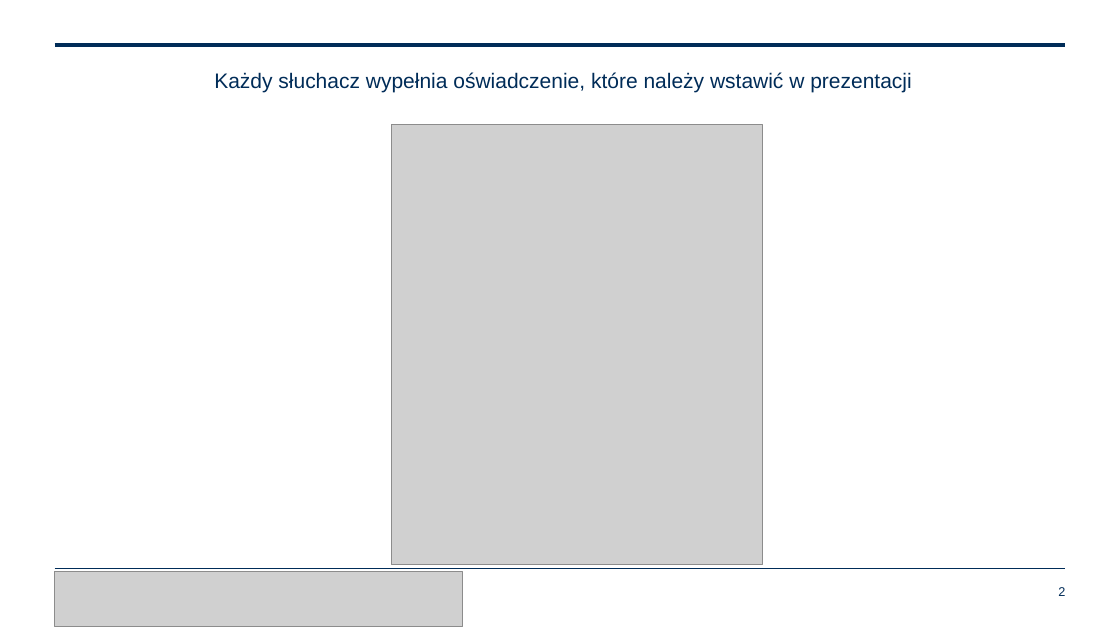
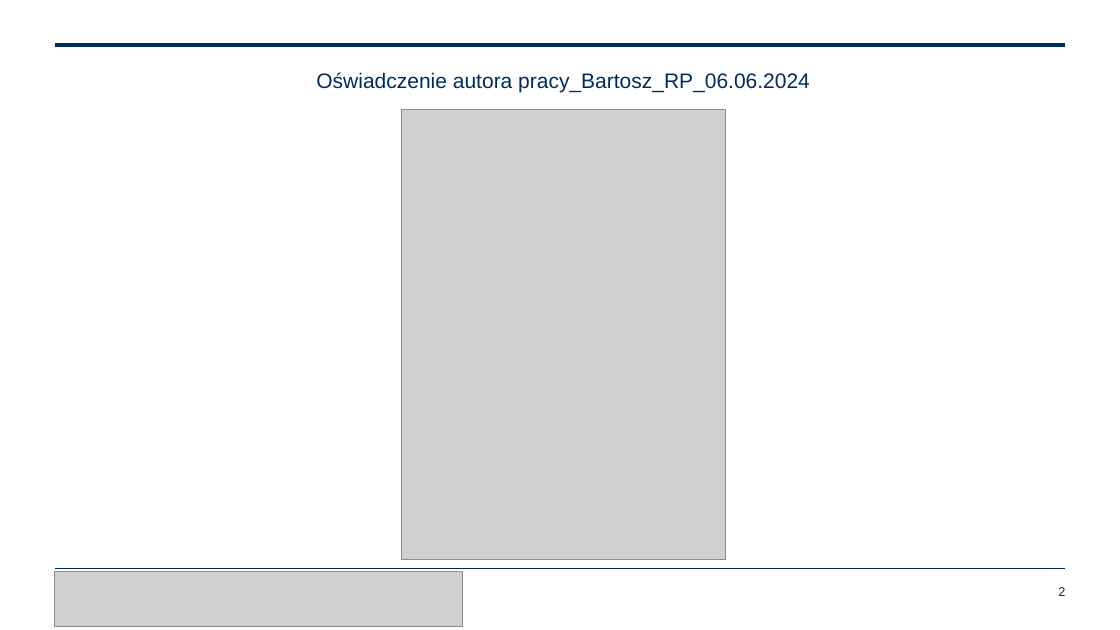
Before and after one commit to BartoszRP/MERITO_ML_Projekt_Fotowoltaika_2024, a slide deck: slide 2 of 6. Docs/Bartosz_Reszka_Piwowarski_Prezentacja.pptx. Drawn at 1120x630 pixels with LibreOffice and Linux fonts; fonts in the diff are those of the drawing; grey boxes stand for pictures; background and template pictures are left out. Boxes give left, top, right and bottom in pixels: in the first picture for what was removed or moved away, otherwise in the second. Text is boxed around its words. In the diff, an @@ line names an element or a change of style, - is before the commit and + after.

```diff
--- a/6. Docs/Bartosz_Reszka_Piwowarski_Prezentacja.pptx
+++ b/6. Docs/Bartosz_Reszka_Piwowarski_Prezentacja.pptx
@@ text at [316, 72, 810, 92]: text changed @@
-Każdy słuchacz wypełnia oświadczenie, które należy wstawić w prezentacji
+Oświadczenie autora pracy_Bartosz_RP_06.06.2024
@@ picture: place and size @@
-picture at [392, 125, 763, 565]
+picture at [402, 109, 726, 560]
```
Also in this commit, not shown: 1 other slide changed, 3 other files.
